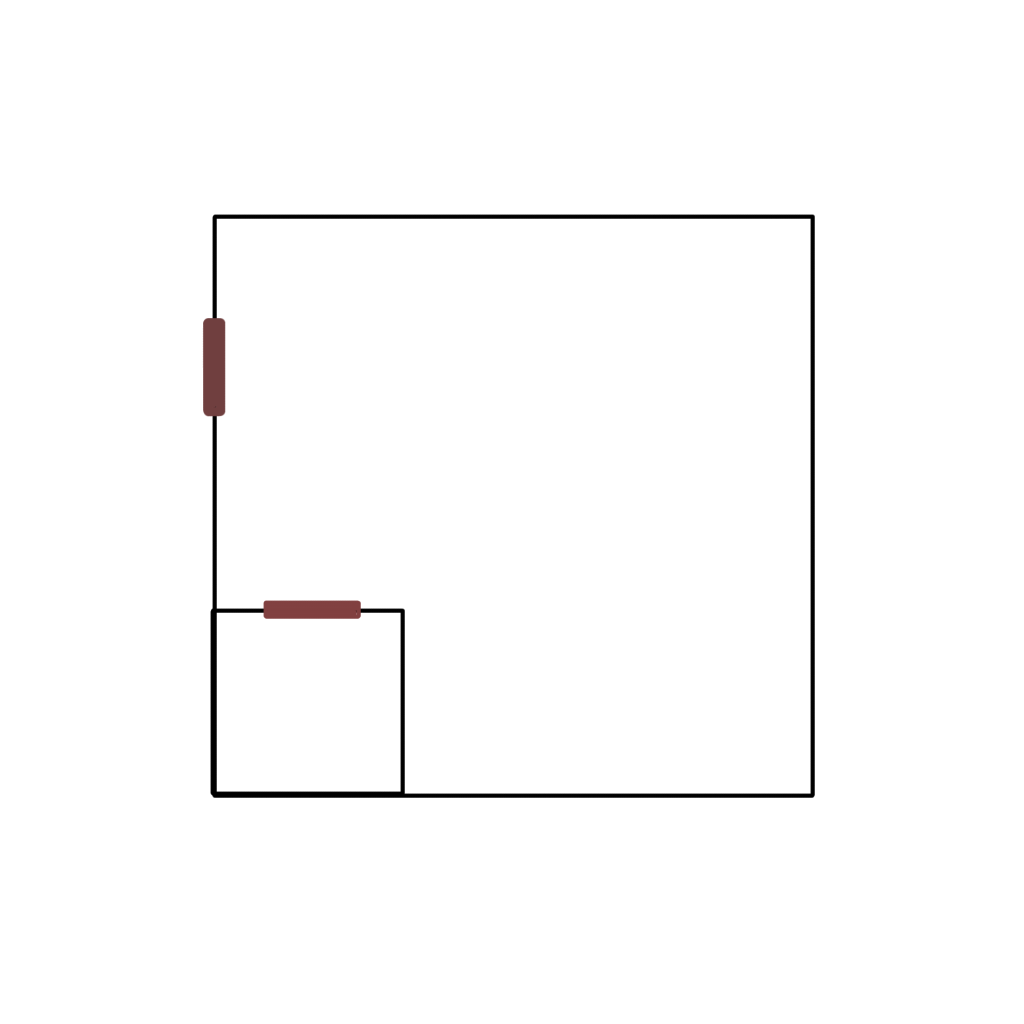
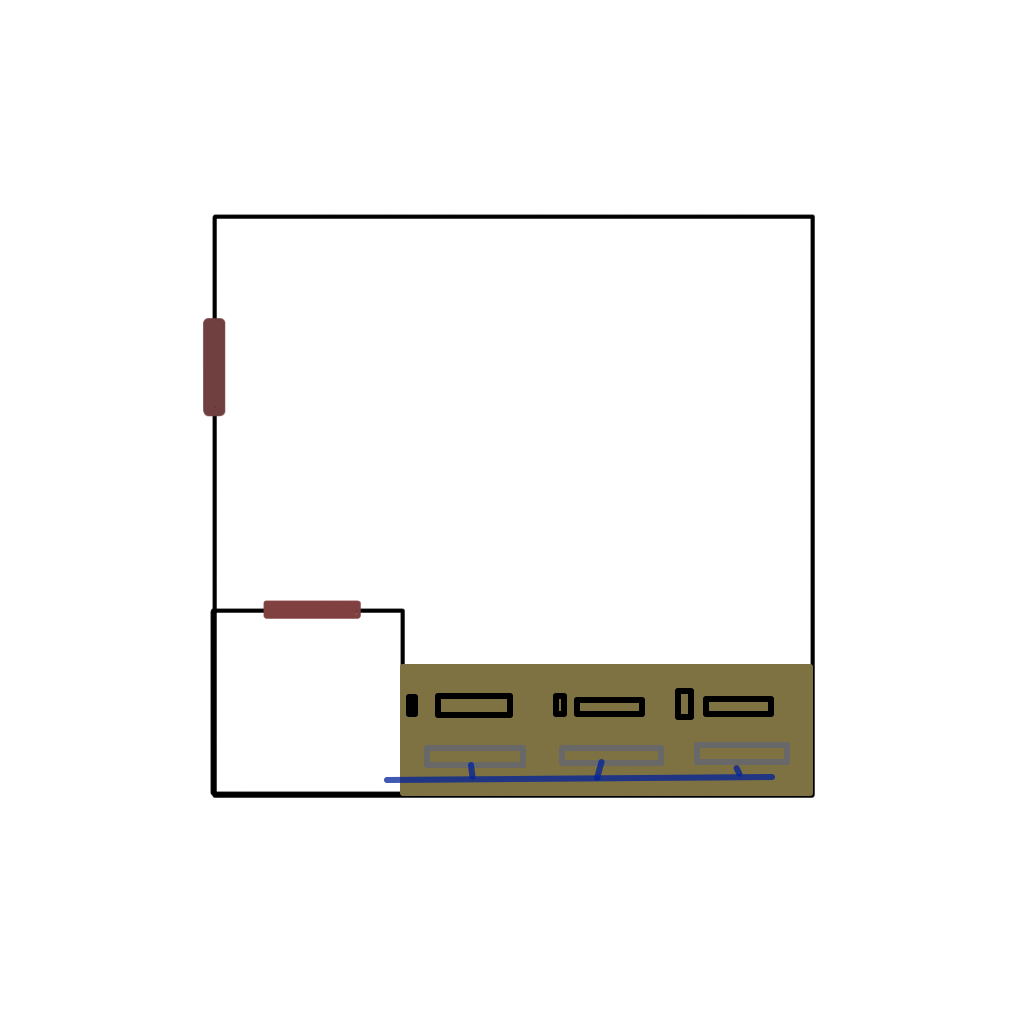
Revision of a layered 1024 x 1024 image; what changed, layer by layer:
added layer "Paint Layer 3" above "Paint Layer 1" over 384, 664, 813, 796
painted on "Paint Layer 1" over 384, 664, 813, 796
